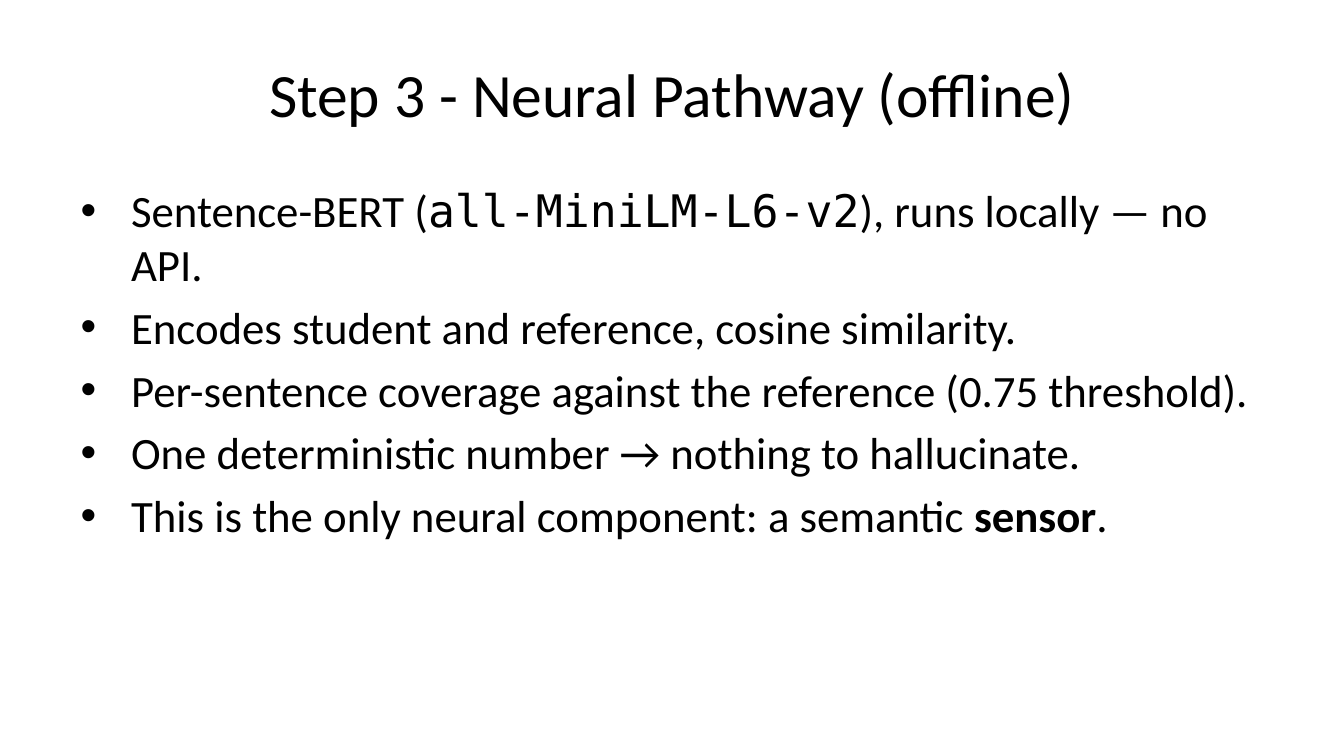
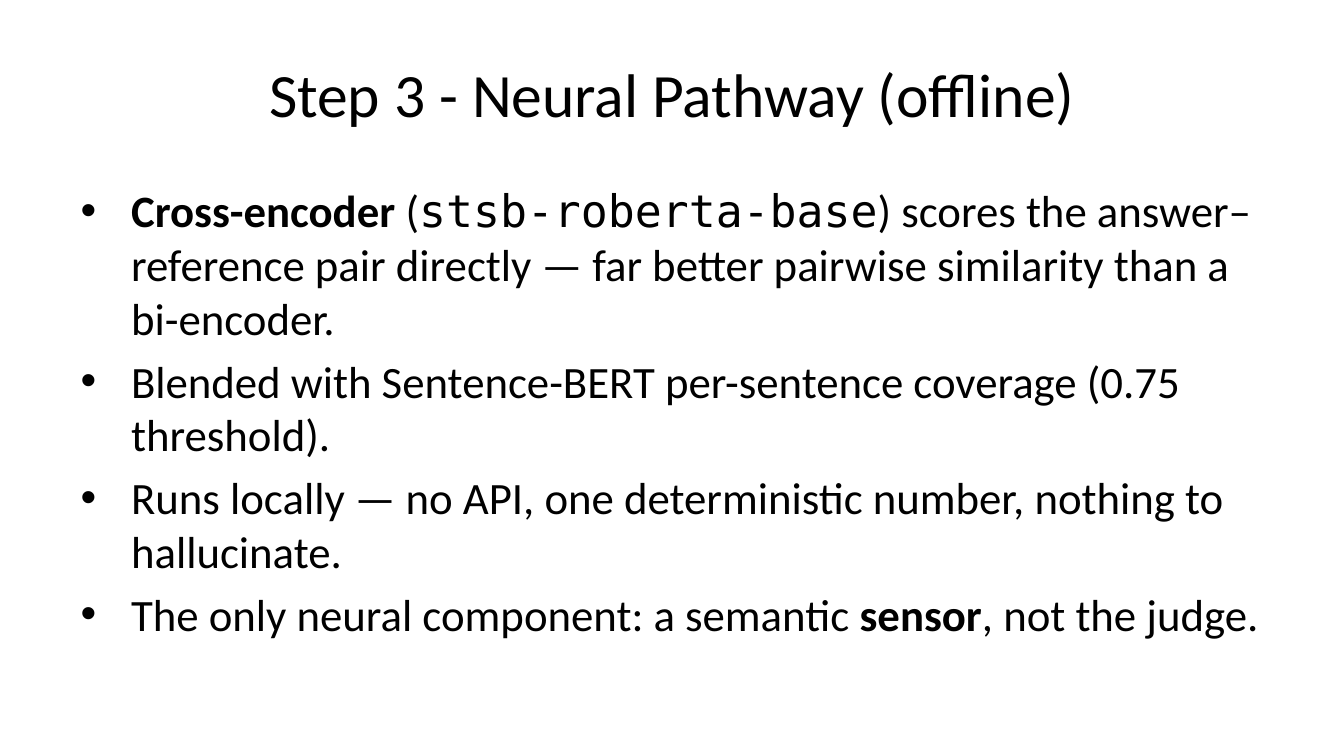
Before and after one commit to IAmPara0x/neuro-symbolic-essay-grading, a slide deck: slide 8 of Neuro-Symbolic-Grading-Slides.pptx. Drawn at 1344x756 pixels with LibreOffice and Linux fonts; fonts in the diff are those of the drawing. Boxes give left, top, right and bottom in pixels: in the first picture for what was removed or moved away, otherwise in the second. Text is boxed around its words. In the diff, an @@ line names an element or a change of style, - is before the commit and + after.

```diff
--- a/Neuro-Symbolic-Grading-Slides.pptx
+++ b/Neuro-Symbolic-Grading-Slides.pptx
@@ text at [131, 193, 1258, 639]: text changed @@
-• Sentence-BERT (all-MiniLM-L6-v2), runs locally — no API.
-• Encodes student and reference, cosine similarity.
-• Per-sentence coverage against the reference (0.75 threshold).
-• One deterministic number → nothing to hallucinate.
-• This is the only neural component: a semantic sensor.
+• Cross-encoder (stsb-roberta-base) scores the answer–reference pair directly — far better pairwise similarity than a bi-encoder.
+• Blended with Sentence-BERT per-sentence coverage (0.75 threshold).
+• Runs locally — no API, one deterministic number, nothing to hallucinate.
+• The only neural component: a semantic sensor, not the judge.
```
Also in this commit, not shown: 5 other slides changed, 24 other files.
